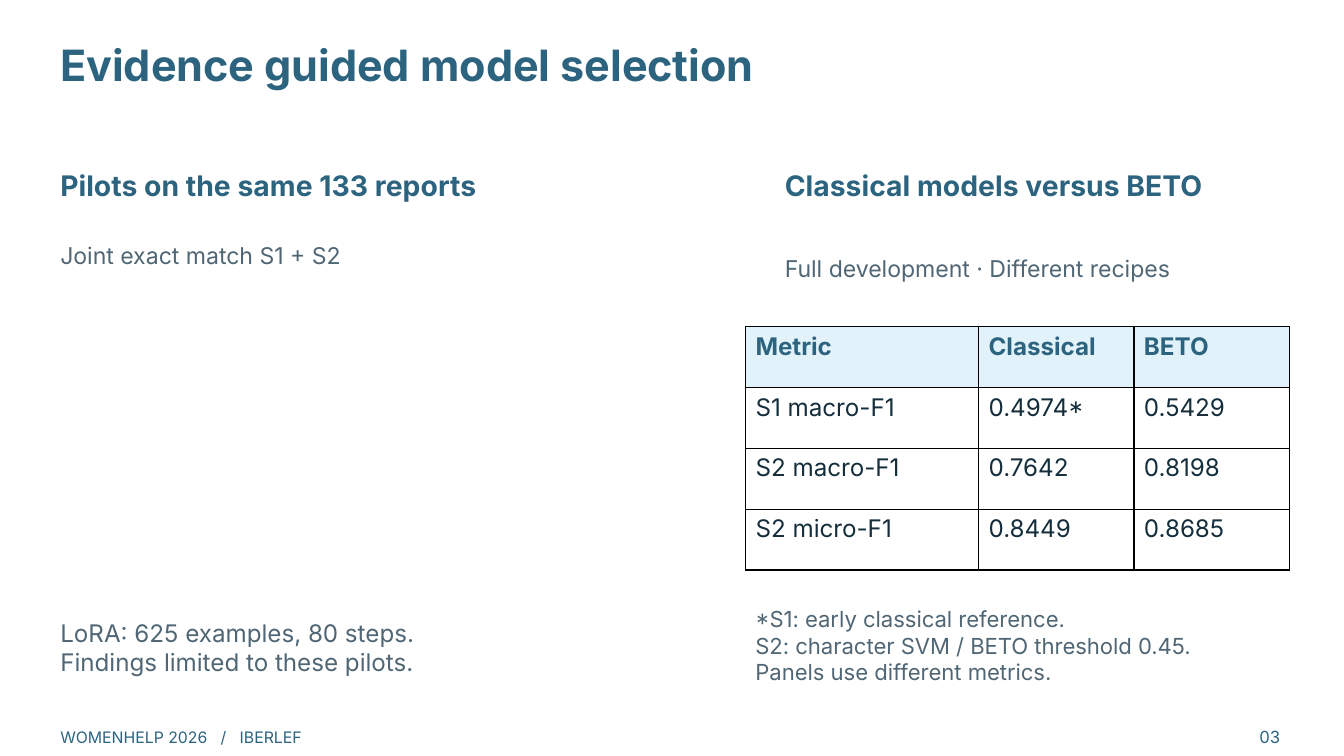
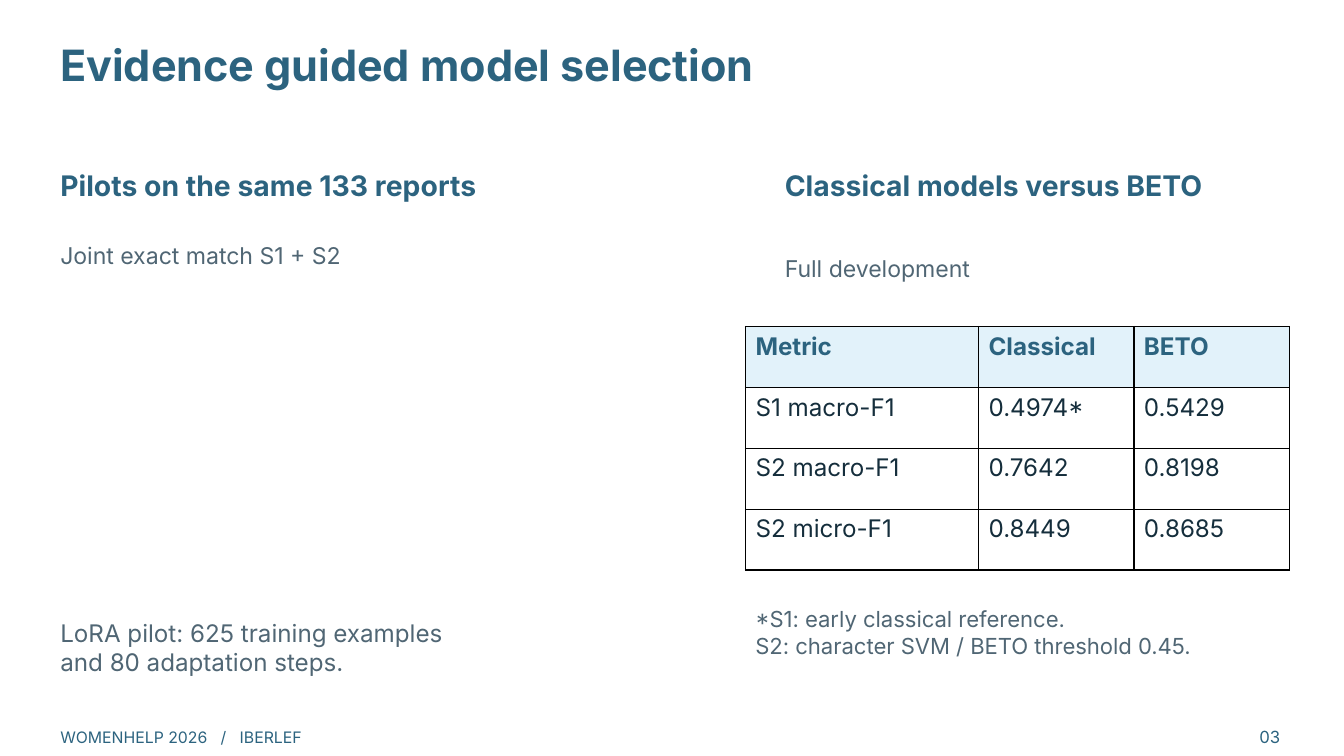
Before and after one commit to mariron42/clasificador_violencia, a slide deck: slide 3 of presentation/WomenHelp_charla_en.pptx. Drawn at 1344x756 pixels with LibreOffice and Linux fonts; fonts in the diff are those of the drawing. Boxes give left, top, right and bottom in pixels: in the first picture for what was removed or moved away, otherwise in the second. Text is boxed around its words. In the diff, an @@ line names an element or a change of style, - is before the commit and + after.

```diff
--- a/presentation/WomenHelp_charla_en.pptx
+++ b/presentation/WomenHelp_charla_en.pptx
@@ text at (785, 260, 970, 282): text changed @@
-Full development · Different recipes
+Full development
@@ text at (60, 624, 442, 676): text changed @@
-LoRA: 625 examples, 80 steps.
-Findings limited to these pilots.
+LoRA pilot: 625 training examples
+and 80 adaptation steps.
@@ text at (755, 663, 1052, 681): paragraph removed @@
-Panels use different metrics.
```
Also in this commit, not shown: 4 other slides changed, 7 other files.
